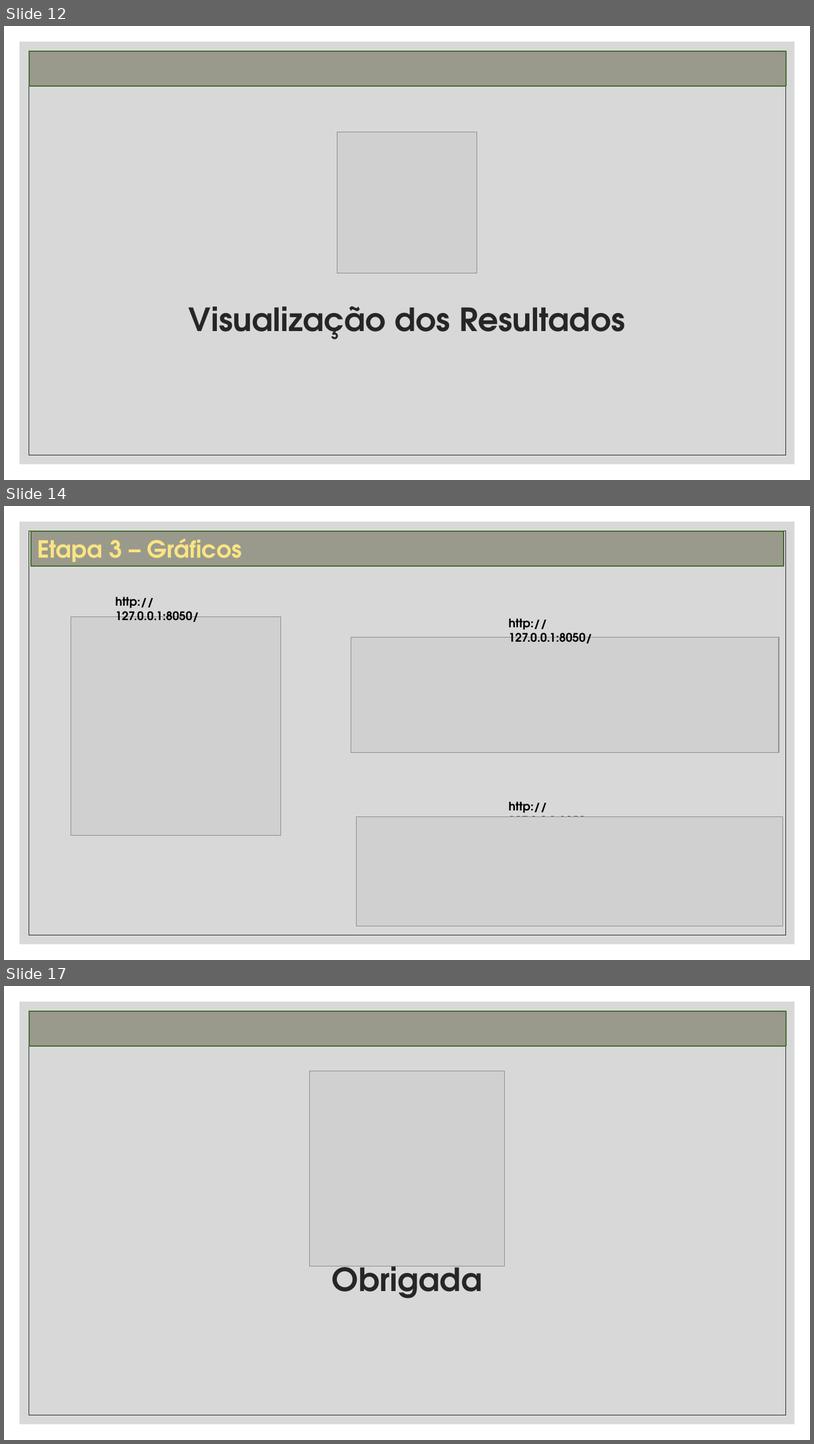
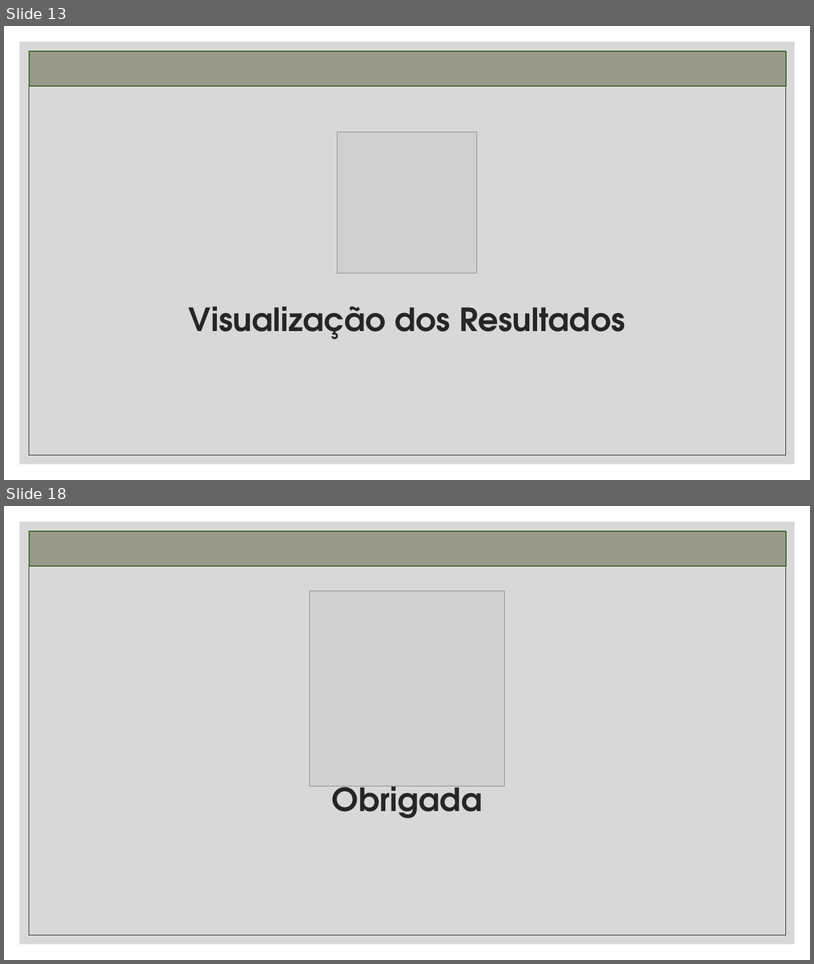
Before and after one commit to tciodaro/mit_data_science, a slide deck: Docs/Project/Projeto AI.pptx. Shown one above the other, each under a label of ours: slides 12, 14 and 17 before the commit, slides 13 and 18 after it; the slides between them are not shown. The pictures are 814x1444 and 814x964 pixels, drawn with LibreOffice and Linux fonts; fonts in the diff are those of the drawing; grey boxes stand for pictures. Boxes give left, top, right and bottom in pixels: in the first picture for what was removed or moved away, otherwise in the second. Text is boxed around its words. In the diff, an @@ line names an element or a change of style, - is before the commit and + after.

```diff
--- a/Docs/Project/Projeto AI.pptx
+++ b/Docs/Project/Projeto AI.pptx
@@ slide 14 removed at <box>4,506,810,960</box>, background #FFFFFF; not listed: 2 template elements that a slide beside it also shows @@
@@ rectangle removed at <box>31,531,785,566</box> @@
-Etapa 3 – Gráficos
@@ text removed at <box>116,597,200,622</box> @@
-http://127.0.0.1:8050/
@@ picture removed at <box>71,617,282,835</box> @@
@@ text removed at <box>509,618,593,643</box> @@
-http://127.0.0.1:8050/
@@ picture removed at <box>351,637,780,752</box> @@
@@ text removed at <box>509,801,593,817</box> @@
-http://127.0.0.1:8050/
@@ picture removed at <box>356,816,783,926</box> @@
@@ what was slide 12 is now slide 13 @@
@@ what was slide 17 is now slide 18 @@
```
Also in this commit, not shown: 8 slides changed, 2 slides added, 13 other files.
